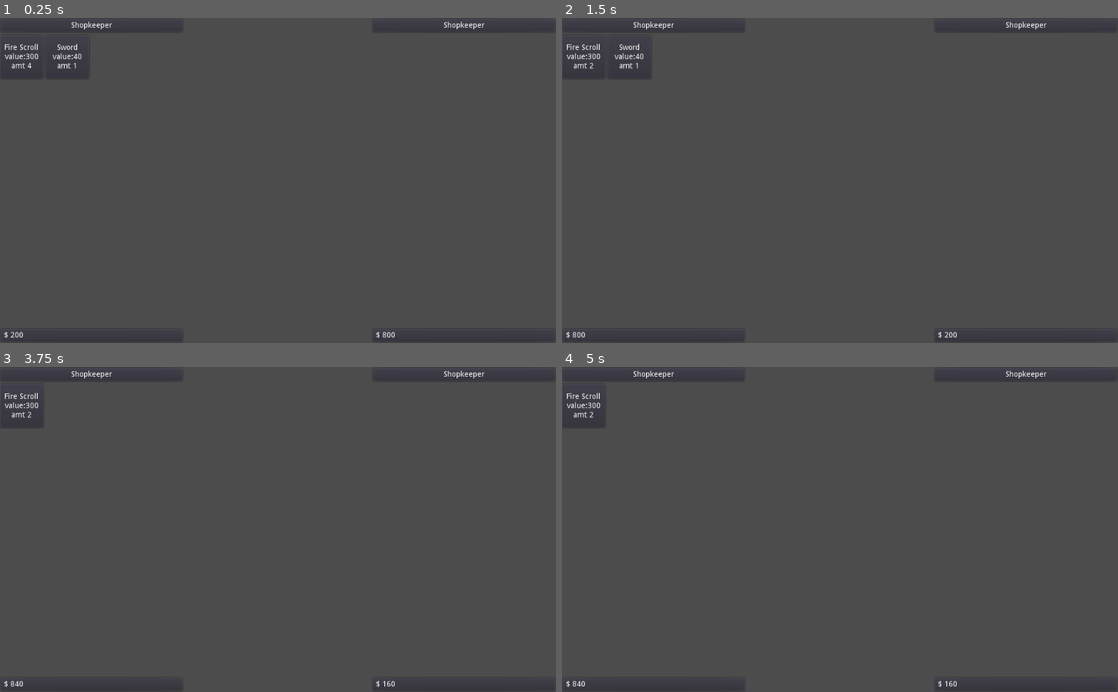
Above: before the commit, frames 1-4 (two rows, left to right).
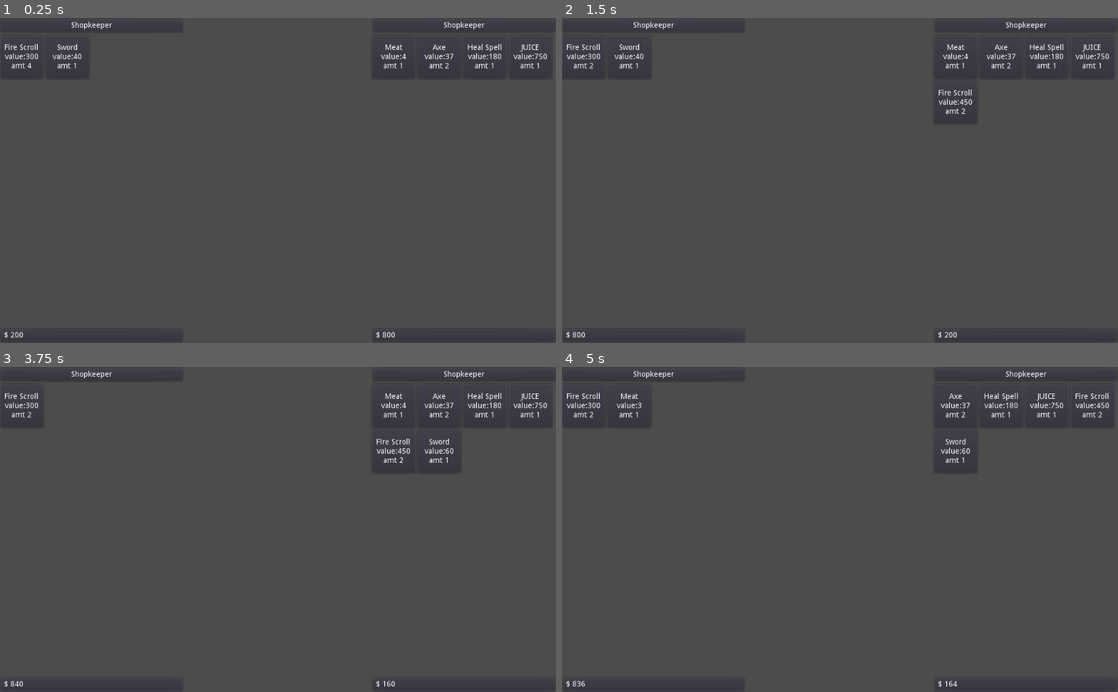
Above: after the commit, the same moments.

Repository: Dr-Dan/godot-fakeo-db
Game: Godot game, scene res://examples/Shopkeeper/ShopkeeperMainScene.tscn
Two runs of this game, one before a commit and one after it. Both use one fixed random seed, a clock stepped at 60 frames per second and the inputs below.
Inputs:
- Up to frame 1 (0.25 s): no input
- Up to frame 2 (1.5 s): click "Fire Scroll value:300 amt 4" at 0.5 s; click "Fire Scroll value:300 amt 3" at 1.25 s
- Up to frame 3 (3.75 s): click "Fire Scroll value:300 amt 2" at 2 s; click "Fire Scroll value:300 amt 2" at 2.75 s; click "Sword value:40 amt 1" at 3.5 s
- Up to frame 4 (5 s): click "Fire Scroll value:300 amt 2" (after the commit: "Meat value:4 amt 1") at 4.25 s

The runs differ from the first frame. In frame 1, 0.4% of the frame differs, in the area x 68-99%, y 7-16%; in frame 2, 0.5%; in frame 3, 0.6%; in frame 4, 0.7%, in the area x 2-99%, y 7-99%.
Error before the commit: Invalid operands 'int' and 'Nil' in operator '*'. (res://examples/Shopkeeper/ShopkeeperGame.gd:133)

Commit message:
improved example.

Diff:
--- a/examples/Shopkeeper/ShopkeeperMainScene.tscn
+++ b/examples/Shopkeeper/ShopkeeperMainScene.tscn
@@ -7,7 +7,6 @@
 
 [node name="Node2D" type="Node2D"]
 script = ExtResource( 1 )
-shopkeeper_mult = null
 
 [node name="Player" type="Node2D" parent="."]
 script = ExtResource( 2 )
--- a/examples/iterlist_example.gd
+++ b/examples/iterlist_example.gd
@@ -7,8 +7,9 @@
 
 var data = [
 	{name="Wooden Sword", type="melee", subtype="sword", dmg=2, range=1.2},
-	{name="Katana", type="melee", subtype="sword", dmg=12, range=1.6},
-	{name="Nice Spear", type="melee", subtype="spear", dmg=15, range=2.0},
+	{name="Katana", type="melee", subtype="sword", dmg=16, range=1.6},
+	{name="Nice Spear", type="melee", subtype="spear", dmg=13, range=2.0},
+	{name="Jan's Hammer", type="melee", subtype="blunt", dmg=30, range=1.3},
 	{name="John's Rock", type="ranged", subtype="thrown", dmg=21, range=10.0, firing_rate=0.5},
 	{name="Wooden Bow", type="ranged", subtype="bow", dmg=4, range=20.0, firing_rate=1.4},
 	{name="Glass Bow", type="ranged", subtype="bow", dmg=7, range=20.0, firing_rate=1.7},
@@ -32,11 +33,14 @@
 
 func test_dmg_where(data):
 	var result = data.apply([
-	Enumerators.Where.new({type=GLF.eq("melee")}),
+	Enumerators.Where.new({
+		type=GLF.eq("melee"),
+		subtype=GLF.or_([GLF.eq("sword"), GLF.eq("spear")])
+		}),
 	Enumerators.Select.new(["name", "dmg"])
 	])
 
-	print("melee weapons: dmg and name\n")
+	print("melee weapons (sword, spear): dmg and name\n")
 	print(result.items)
 	print_break_mini()
 
--- a/lib/IterListApplier.gd
+++ b/lib/IterListApplier.gd
@@ -33,7 +33,6 @@
 func _iter_get(arg):
 	return items[curr]
 
-
 func apply(query):
 	var d = items
 	for i in query:
Not shown, changed: notes.txt
